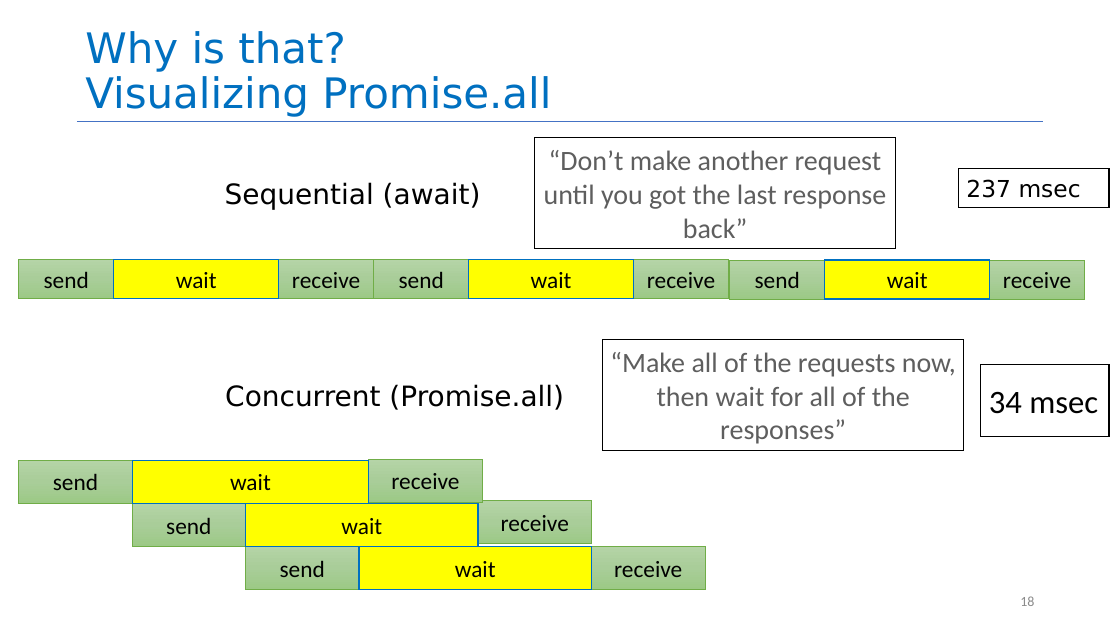
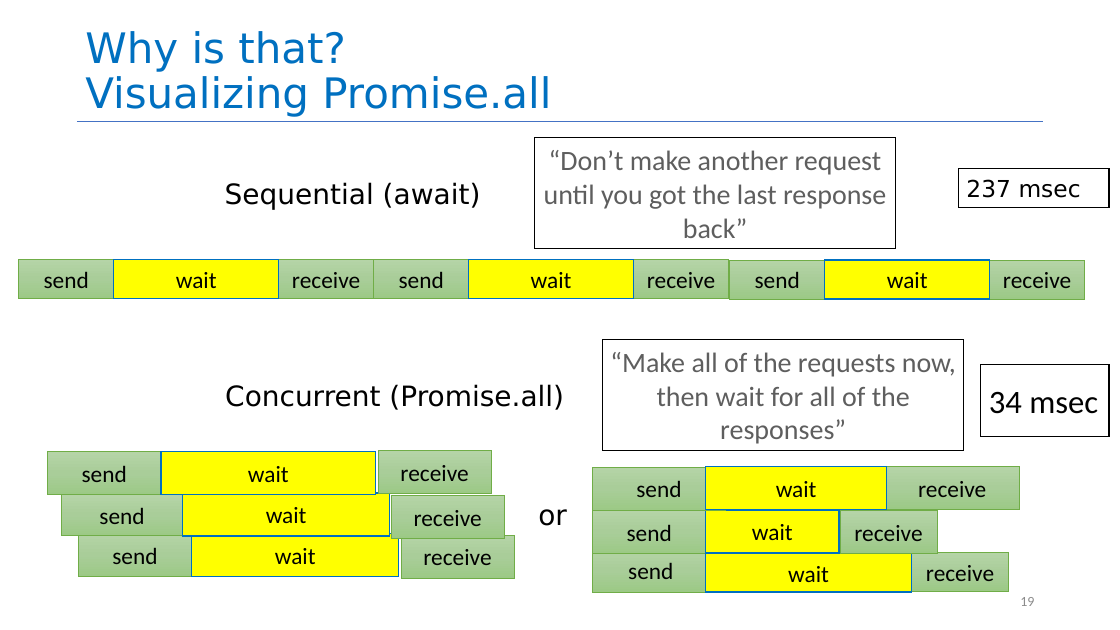
Before and after one commit to yashburshe/CS4530-Fall-2025, a slide deck: slide 19 of Slides/Module 06 Concurrency Patterns in Typescript.pptx (slide 18 before the commit). Drawn at 1120x630 pixels with LibreOffice and Linux fonts; fonts in the diff are those of the drawing. Boxes give left, top, right and bottom in pixels: in the first picture for what was removed or moved away, otherwise in the second. Text is boxed around its words. In the diff, an @@ line names an element or a change of style, - is before the commit and + after.

```diff
--- a/Slides/Module 06 Concurrency Patterns in Typescript.pptx
+++ b/Slides/Module 06 Concurrency Patterns in Typescript.pptx
@@ rectangle "send" moved from (x1=18, y1=460, x2=132, y2=503) to (x1=48, y1=452, x2=161, y2=495) @@
@@ rectangle "wait" resized from (x1=132, y1=460, x2=369, y2=503) to (x1=161, y1=452, x2=376, y2=495) @@
@@ rectangle "receive" moved from (x1=369, y1=459, x2=482, y2=502) to (x1=378, y1=450, x2=492, y2=493) @@
@@ group added at (x1=593, y1=466, x2=1019, y2=592): 9 rectangles @@
+send
+receive
+wait
+send
+receive
+wait
+send
+receive
+wait
@@ rectangle "send" resized from (x1=132, y1=503, x2=245, y2=546) to (x1=61, y1=495, x2=182, y2=535) @@
@@ rectangle "wait" resized from (x1=245, y1=503, x2=478, y2=546) to (x1=183, y1=493, x2=390, y2=536) @@
@@ rectangle "receive" moved from (x1=478, y1=501, x2=592, y2=544) to (x1=391, y1=496, x2=504, y2=539) @@
@@ text added at (x1=538, y1=509, x2=567, y2=526), 24 pt, text #000000 @@
+or
@@ rectangle "send" moved from (x1=245, y1=546, x2=359, y2=589) to (x1=78, y1=534, x2=192, y2=576) @@
@@ rectangle "wait" resized from (x1=359, y1=546, x2=592, y2=589) to (x1=192, y1=534, x2=399, y2=576) @@
@@ rectangle "receive" moved from (x1=592, y1=546, x2=705, y2=589) to (x1=401, y1=535, x2=514, y2=578) @@
@@ page number at (x1=1020, y1=597, x2=1034, y2=606): text changed @@
-18
+19
```
Also in this commit, not shown: 5 other slides changed, 1 slide added, 2 other files.
